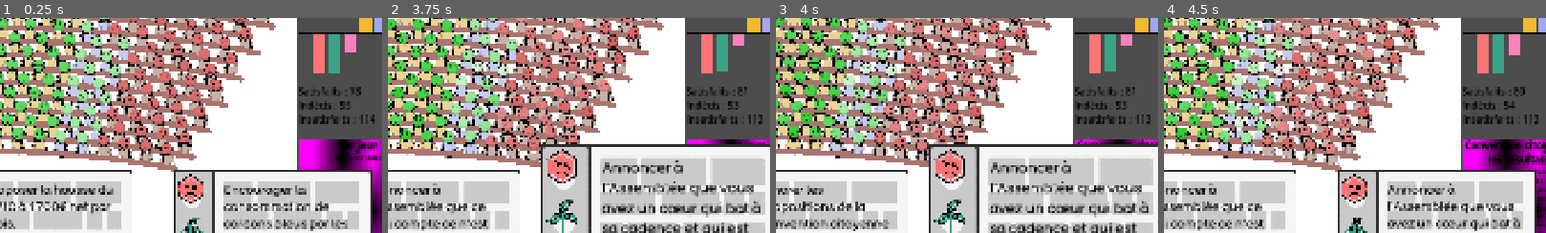
Above: before the commit, frames 1-4 (left to right).
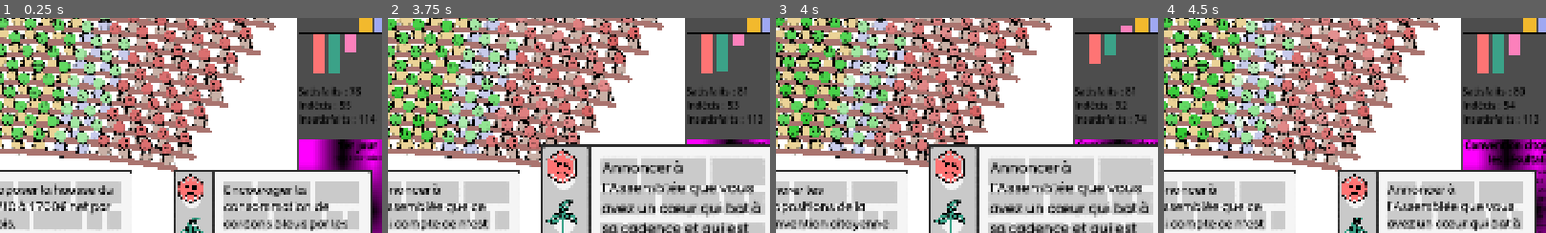
Above: after the commit, the same moments.

Repository: remimorvan/assemblee-nationale-simulator
Game: Godot game, scene res://scenes/game.tscn
Two runs of this game, one before a commit and one after it. Both use one fixed random seed, a clock stepped at 60 frames per second and the inputs below.
Inputs (mouse positions are % of the whole screen's width and height, from its top left):
- Up to frame 1 (0.25 s): no input
- Up to frame 2 (3.75 s): tap Enter at 0.5 s; move the mouse to (92, 31) at 0.52 s; click (92, 31) at 0.67 s; tap Space at 1.25 s; move the mouse to (19, 93) at 1.27 s; click (19, 93) at 1.42 s; move the mouse to (50, 93) at 2.02 s; click (50, 93) at 2.17 s; move the mouse to (81, 93) at 2.77 s; click (81, 93) at 2.92 s; click (81, 93) at 3.67 s
- Up to frame 3 (4 s): no input
- Up to frame 4 (4.5 s): move the mouse to (50, 93) at 4.27 s; click (50, 93) at 4.42 s
The pictures show only the part of the screen within x 46-96%, y 27-77%; the shares and areas given below are measured in that part.

Frames 1-2 are identical in both runs. In frame 3, 0.7% of the frame differs, in the area x 82-98%, y 3-50%; in frame 4, nothing differs.

Commit message:
update plot after special event

Diff:
--- a/scripts/player.gd
+++ b/scripts/player.gd
@@ -157,6 +157,7 @@
 		trigger_special_event(special_event["id"])
 		special_event = null
 		declared_special_event_this_turn = false
+		Hemicycle.update_plot()
 	if get_current_day() == nb_days_before_vote:
 		var votes: Array[int] = [0, 0, 0];
 		for mp in get_tree().get_nodes_in_group("MP"):
